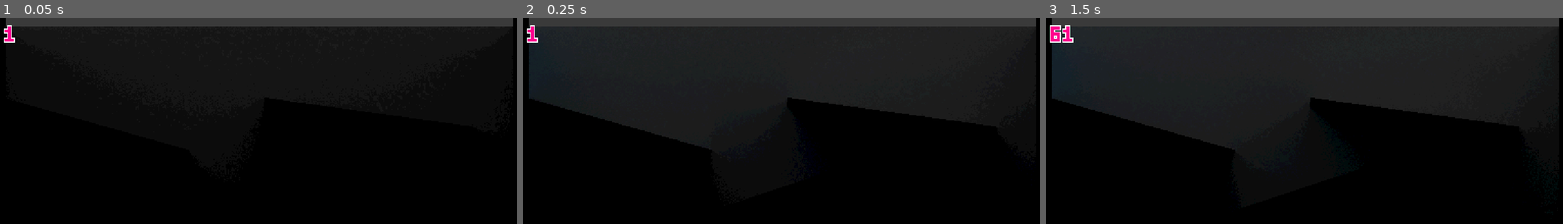
Above: before the commit, frames 1-3 (left to right).
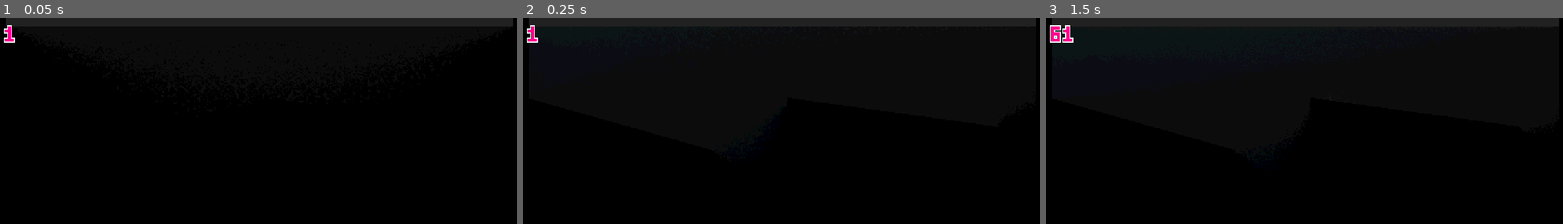
Above: after the commit, the same moments.

Repository: samuelbigos/godot_2d_global_illumination
Game: Godot game, scene res://Demo.tscn
Same seed, same stepped clock (60 frames per second), same inputs: the game is played once before the commit and once after it.
Inputs (mouse positions are in pixels of both pictures, inside the frame that each line leads up to):
- Up to frame 1 (0.05 s): no input
- Up to frame 2 (0.25 s): no input
- Up to frame 3 (1.5 s): tap Enter at 0.5 s; move the mouse to (outside the picture) at 0.52 s; move the mouse to (outside the picture) at 1.27 s

The runs differ from the first frame. In frame 1, 4.0% of the frame differs, in the area x 1-100%, y 0-5%; in frame 2, 5.6%; in frame 3, 7.6%, in the area x 1-100%, y 0-45%.

Commit message:
Temporal de-noise

Diff:
--- a/Demo.tscn
+++ b/Demo.tscn
@@ -85,10 +85,10 @@
 
 [node name="BG" type="TextureRect" parent="DebugRTT"]
 visible = false
-modulate = Color( 0.27451, 0.27451, 0.27451, 1 )
-margin_right = 256.0
-margin_bottom = 128.0
-rect_min_size = Vector2( 256, 128 )
+modulate = Color( 0, 0, 0, 1 )
+margin_right = 128.0
+margin_bottom = 128.0
+rect_min_size = Vector2( 128, 128 )
 texture = ExtResource( 2 )
 expand = true
 __meta__ = {
@@ -163,7 +163,7 @@
 visible = false
 margin_right = 128.0
 margin_bottom = 128.0
-rect_min_size = Vector2( 256, 256 )
+rect_min_size = Vector2( 128, 128 )
 expand = true
 __meta__ = {
 "_edit_use_anchors_": false
@@ -252,8 +252,8 @@
 shape = SubResource( 14 )
 
 [node name="Bottom" type="Sprite" parent="MainScene"]
-position = Vector2( 256, 512 )
-scale = Vector2( 512, 16 )
+position = Vector2( 258.201, 512 )
+scale = Vector2( 308.749, 16 )
 texture = ExtResource( 2 )
 script = ExtResource( 13 )
 
@@ -268,6 +268,44 @@
 [node name="StaticBody2D" type="StaticBody2D" parent="MainScene/Bottom"]
 
 [node name="CollisionShape2D" type="CollisionShape2D" parent="MainScene/Bottom/StaticBody2D"]
+shape = SubResource( 14 )
+
+[node name="Left" type="Sprite" parent="MainScene"]
+position = Vector2( 0, 256 )
+scale = Vector2( 16, 512 )
+texture = ExtResource( 2 )
+script = ExtResource( 13 )
+
+[node name="EmissiveSprite" type="Sprite" parent="MainScene/Left"]
+modulate = Color( 0, 0, 0, 1 )
+texture = ExtResource( 2 )
+
+[node name="AlbedoSprite" type="Sprite" parent="MainScene/Left"]
+modulate = Color( 0, 0.164706, 0.313726, 1 )
+texture = ExtResource( 2 )
+
+[node name="StaticBody2D" type="StaticBody2D" parent="MainScene/Left"]
+
+[node name="CollisionShape2D" type="CollisionShape2D" parent="MainScene/Left/StaticBody2D"]
+shape = SubResource( 14 )
+
+[node name="Right" type="Sprite" parent="MainScene"]
+position = Vector2( 512, 256 )
+scale = Vector2( 16, 512 )
+texture = ExtResource( 2 )
+script = ExtResource( 13 )
+
+[node name="EmissiveSprite" type="Sprite" parent="MainScene/Right"]
+modulate = Color( 0, 0, 0, 1 )
+texture = ExtResource( 2 )
+
+[node name="AlbedoSprite" type="Sprite" parent="MainScene/Right"]
+modulate = Color( 0, 0, 0, 1 )
+texture = ExtResource( 2 )
+
+[node name="StaticBody2D" type="StaticBody2D" parent="MainScene/Right"]
+
+[node name="CollisionShape2D" type="CollisionShape2D" parent="MainScene/Right/StaticBody2D"]
 shape = SubResource( 14 )
 
 [node name="Slope1" type="Sprite" parent="MainScene"]
@@ -363,8 +401,8 @@
 shape = SubResource( 14 )
 
 [node name="Slope5" type="Sprite" parent="MainScene"]
-position = Vector2( 187.095, 255.879 )
-rotation = 0.127267
+position = Vector2( 185.761, 264.556 )
+rotation = 0.0214005
 scale = Vector2( 235.513, 9.16205 )
 texture = ExtResource( 2 )
 script = ExtResource( 13 )
@@ -409,8 +447,8 @@
 shape = SubResource( 14 )
 
 [node name="Slope7" type="Sprite" parent="MainScene"]
-position = Vector2( 208.229, 406.456 )
-rotation = 3.18042
+position = Vector2( 192.878, 407.124 )
+rotation = 3.37109
 scale = Vector2( 277.957, 9.16205 )
 texture = ExtResource( 2 )
 script = ExtResource( 13 )
@@ -430,41 +468,3 @@
 
 [node name="CollisionShape2D" type="CollisionShape2D" parent="MainScene/Slope7/StaticBody2D"]
 shape = SubResource( 14 )
-
-[node name="Left" type="Sprite" parent="MainScene"]
-position = Vector2( 0, 256 )
-scale = Vector2( 16, 512 )
-texture = ExtResource( 2 )
-script = ExtResource( 13 )
-
-[node name="EmissiveSprite" type="Sprite" parent="MainScene/Left"]
-modulate = Color( 0, 0, 0, 1 )
-texture = ExtResource( 2 )
-
-[node name="AlbedoSprite" type="Sprite" parent="MainScene/Left"]
-modulate = Color( 0, 0.164706, 0.313726, 1 )
-texture = ExtResource( 2 )
-
-[node name="StaticBody2D" type="StaticBody2D" parent="MainScene/Left"]
-
-[node name="CollisionShape2D" type="CollisionShape2D" parent="MainScene/Left/StaticBody2D"]
-shape = SubResource( 14 )
-
-[node name="Right" type="Sprite" parent="MainScene"]
-position = Vector2( 512, 256 )
-scale = Vector2( 16, 512 )
-texture = ExtResource( 2 )
-script = ExtResource( 13 )
-
-[node name="EmissiveSprite" type="Sprite" parent="MainScene/Right"]
-modulate = Color( 0, 0, 0, 1 )
-texture = ExtResource( 2 )
-
-[node name="AlbedoSprite" type="Sprite" parent="MainScene/Right"]
-modulate = Color( 0, 0, 0, 1 )
-texture = ExtResource( 2 )
-
-[node name="StaticBody2D" type="StaticBody2D" parent="MainScene/Right"]
-
-[node name="CollisionShape2D" type="CollisionShape2D" parent="MainScene/Right/StaticBody2D"]
-shape = SubResource( 14 )
--- a/shaders/GI.shader
+++ b/shaders/GI.shader
@@ -130,17 +130,8 @@
 	emis *= (1.0 / rays_per_pixel);
 	col *= (1.0 / rays_per_pixel);
 
-	COLOR = vec4(col, emis);
-
-	//COLOR = vec4(vec2(length(texture(in_data, uv).xy)), 0.0, 1.0);
-	/*
-    highp vec3 old_col = texture(last_frame_buffer, UV).rgb;
-	vec3 total = col;
-
-	if (frame == 0)
-		old_col = vec3(0.0);
-
-	float integ = 3.;
-	COLOR = vec4( (1.-(1./integ))*old_col +total*(1./integ), emis);
-	*/
+    vec4 old_frame = texture(last_frame_data, UV).rgba;
+	float integ = 3.0;
+	COLOR = vec4((1.0 - (1.0 / integ)) * old_frame.rgb + col * (1.0 / integ), emis);
+	//COLOR = vec4((1.0 - (1.0 / integ)) * old_frame + vec4(col, emis) * (1.0 / integ));
 }
